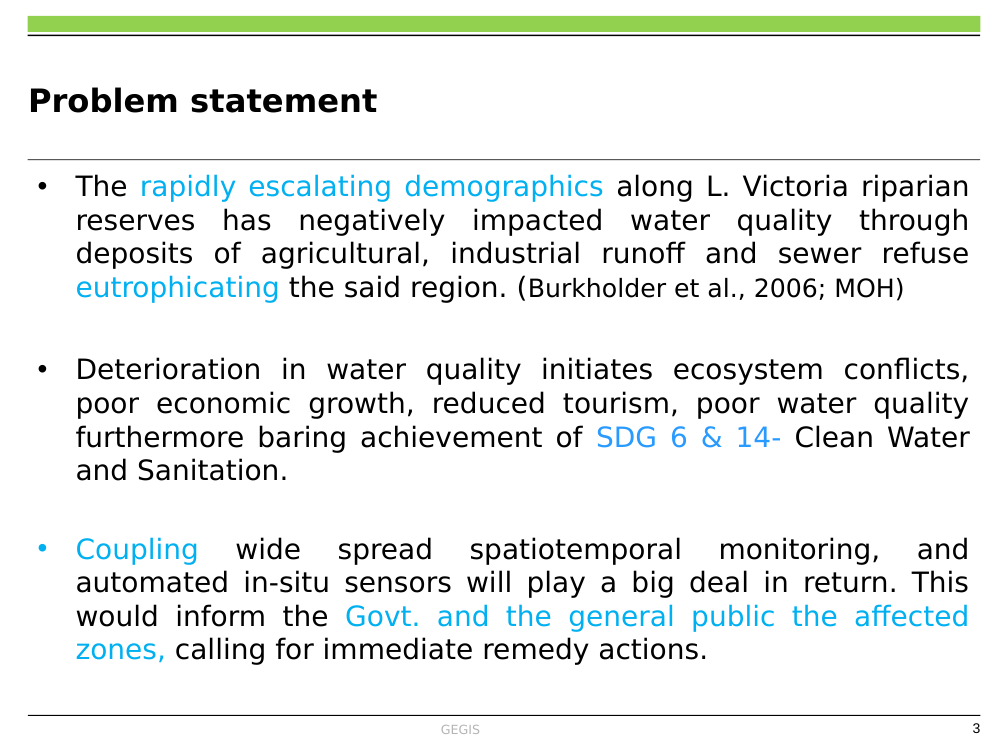
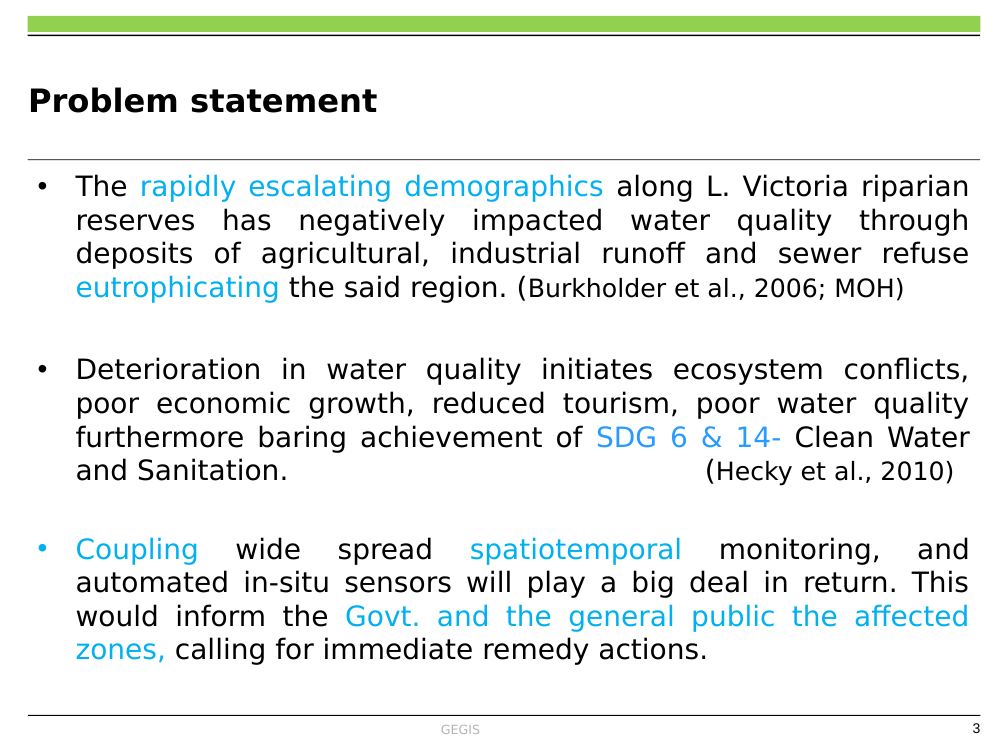
Before and after one commit to OkomoJacob/FinalYearProject, a slide deck: slide 3 of Dr. E Nduati, Superviser/Submissions/ENC222-0149_2017_OKOMO_JACOB_OKELLO_V3.pptx. Drawn at 1008x756 pixels with LibreOffice and Linux fonts; fonts in the diff are those of the drawing; background and template pictures are left out. Boxes give left, top, right and bottom in pixels: in the first picture for what was removed or moved away, otherwise in the second. Text is boxed around its words. In the diff, an @@ line names an element or a change of style, - is before the commit and + after.

```diff
--- a/Dr. E Nduati, Superviser/Submissions/ENC222-0149_2017_OKOMO_JACOB_OKELLO_V3.pptx
+++ b/Dr. E Nduati, Superviser/Submissions/ENC222-0149_2017_OKOMO_JACOB_OKELLO_V3.pptx
@@ text at (x1=76, y1=357, x2=970, y2=486): text changed @@
-• Deterioration in water quality initiates ecosystem conflicts, poor economic growth, reduced tourism, poor water quality furthermore baring achievement of SDG 6 & 14- Clean Water and Sanitation.
+• Deterioration in water quality initiates ecosystem conflicts, poor economic growth, reduced tourism, poor water quality furthermore baring achievement of SDG 6 & 14- Clean Water and Sanitation. (Hecky et al., 2010)
@@ text at (x1=76, y1=537, x2=970, y2=665): text colour #000000 to #00B0F0 in "spatiotemporal" @@
```
Also in this commit, not shown: 11 other slides changed, 2 slides added, 1 slide removed, 16 other files.
